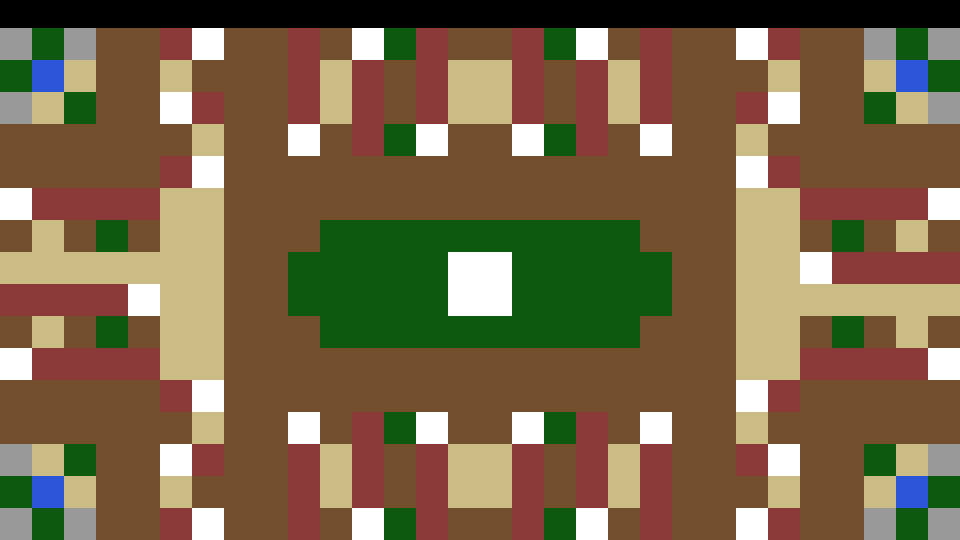
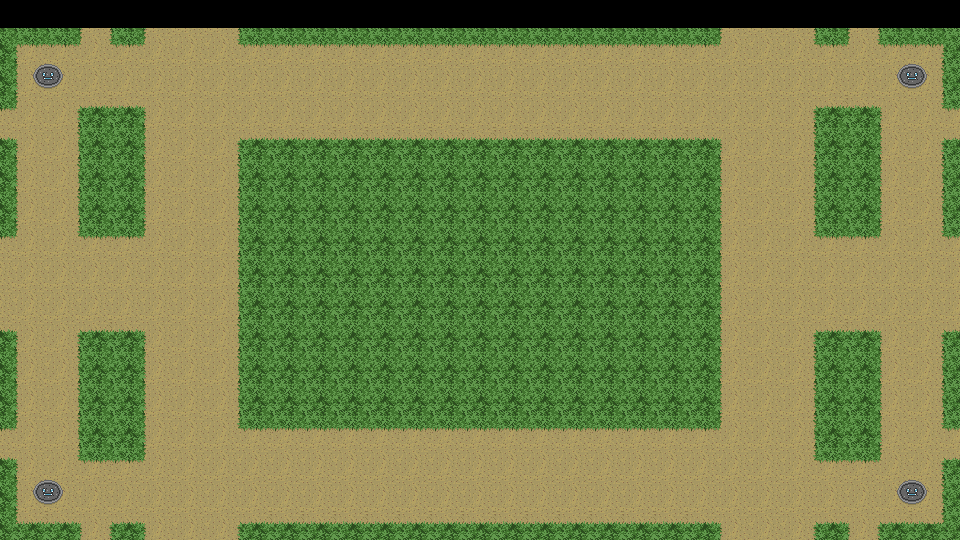
Layers edited between the first and the second 960x540 image:
hid "NPCs" over box(0, 28, 960, 540)
hid "Nullus Paths" over box(0, 28, 960, 540)
hid "Objects" over box(0, 28, 960, 540)
added layer "Final Ground" above "Ground" over box(0, 28, 960, 540)
